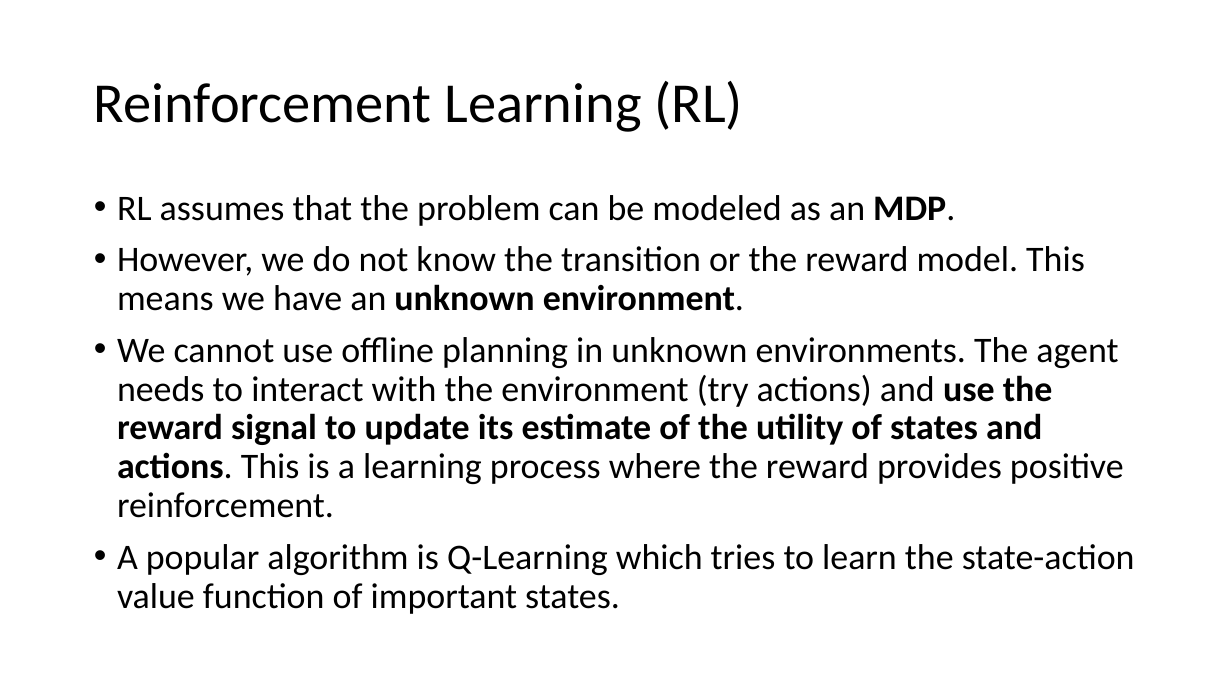
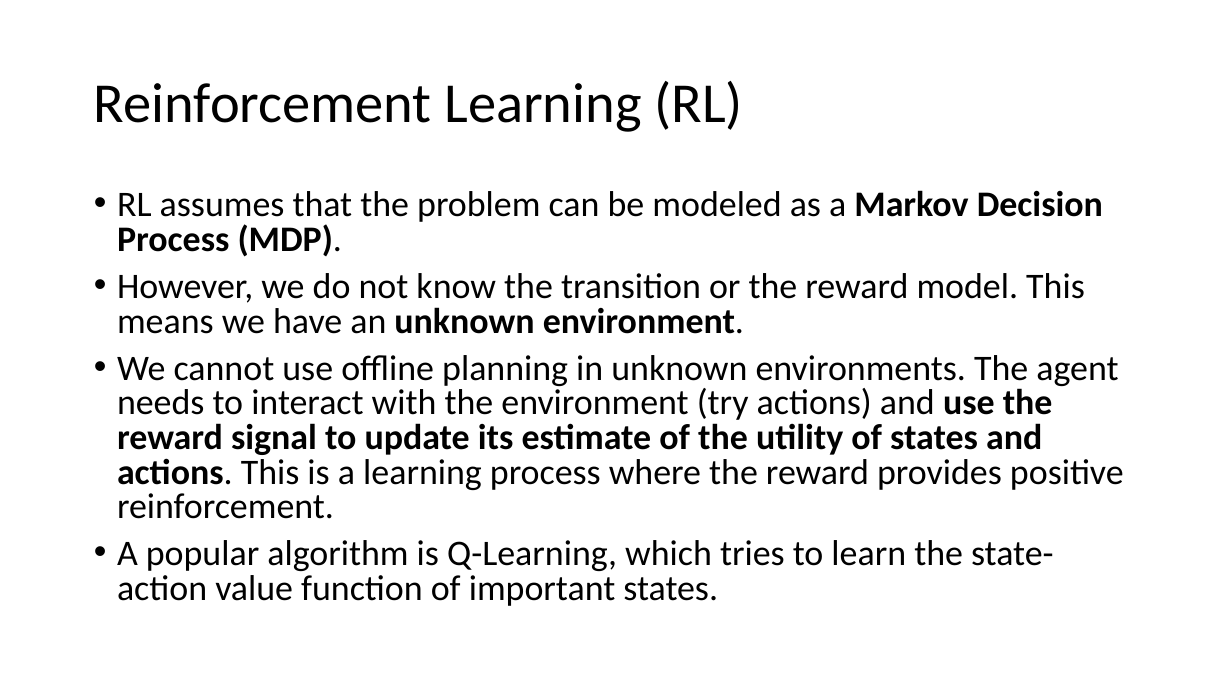
Before and after one commit to mhahsler/CS7320-AI, a slide deck: slide 16 of slides/22_Reinforcement_Learning.pptx. Drawn at 1232x693 pixels with LibreOffice and Linux fonts; fonts in the diff are those of the drawing. Boxes give left, top, right and bottom in pixels: in the first picture for what was removed or moved away, otherwise in the second. Text is boxed around its words. In the diff, an @@ line names an element or a change of style, - is before the commit and + after.

```diff
--- a/slides/22_Reinforcement_Learning.pptx
+++ b/slides/22_Reinforcement_Learning.pptx
@@ text at box(117, 190, 1103, 257): text changed @@
-• RL assumes that the problem can be modeled as an MDP.
+• RL assumes that the problem can be modeled as a Markov Decision Process (MDP).
@@ text at box(117, 273, 1124, 519): line spacing 0.9 to 0.8 @@
@@ text at box(117, 540, 1054, 606): text changed @@
-• A popular algorithm is Q-Learning which tries to learn the state-action value function of important states.
+• A popular algorithm is Q-Learning, which tries to learn the state-action value function of important states.
```
Also in this commit, not shown: 14 other slides changed, 1 other file.
